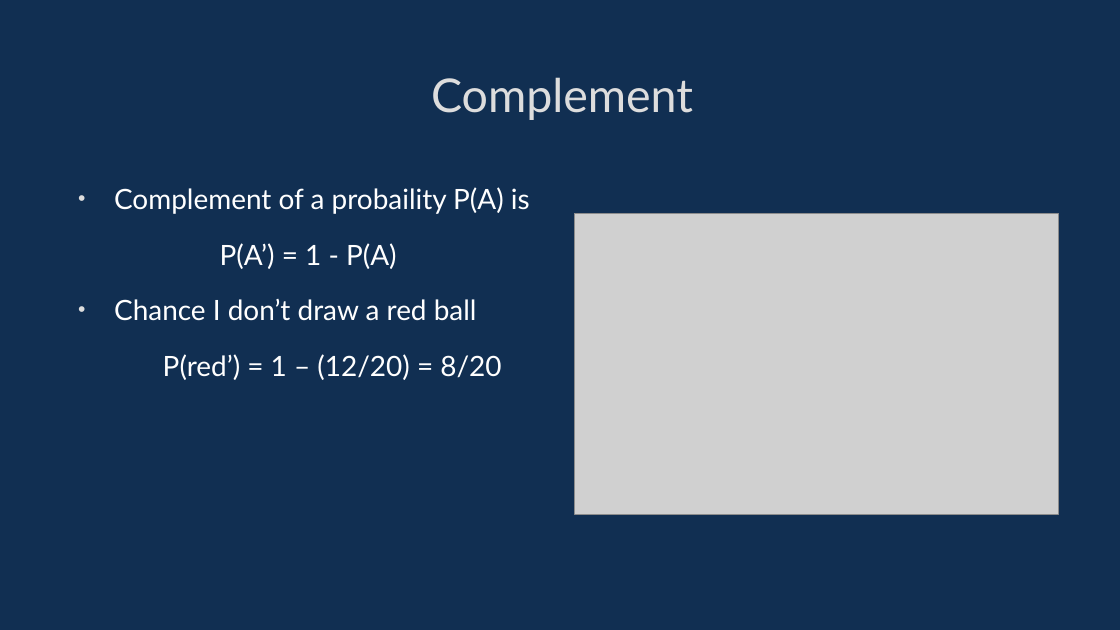
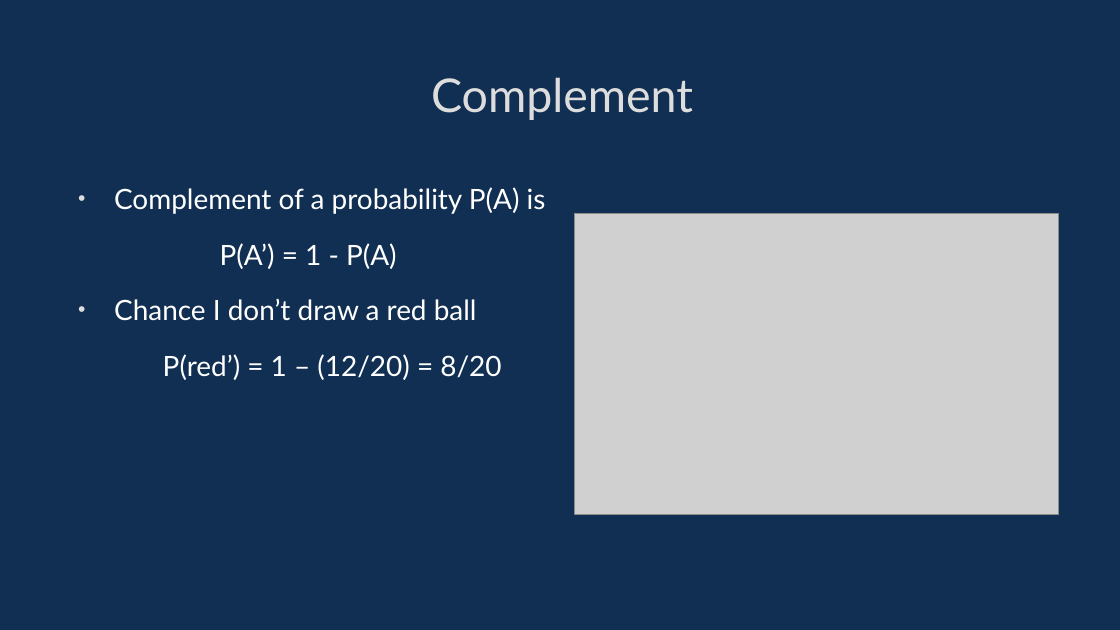
Before and after one commit to davidgundry/maths22-23, a slide deck: slide 14 of slides/maths-10-probability.odp. Drawn at 1120x630 pixels with LibreOffice and Linux fonts; fonts in the diff are those of the drawing; grey boxes stand for pictures. Boxes give left, top, right and bottom in pixels: in the first picture for what was removed or moved away, otherwise in the second. Text is boxed around its words. In the diff, an @@ line names an element or a change of style, - is before the commit and + after.

```diff
--- a/slides/maths-10-probability.odp
+++ b/slides/maths-10-probability.odp
@@ text at (114, 187, 546, 214): text changed @@
-• Complement of a probaility P(A) is
+• Complement of a probability P(A) is
```
Also in this commit, not shown: 12 other slides changed.
